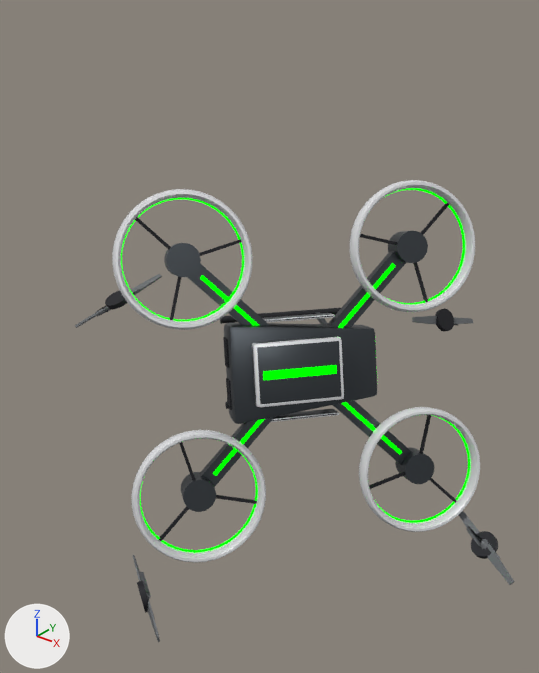
One commit to the glTF model data/quad_drone.glb: the scene before it, then after it.
Before and after are seen from a camera (50 mm lens) standing at (8.73, -11.1, 1.76) and looking at (0.78, -1.16, -4.4). The lights are fixed; the arrows at lower left show +X, +Y and +Z. The first picture is the older version. Both versions are drawn at frame 48 of the action 'quad_death'; the numbers are the values there.

Names of what the first picture shows: 'quad_body', 'rotor_piece_fl', 'rotor_piece_fr', 'rotor_piece_rl', 'rotor_piece_rr'.
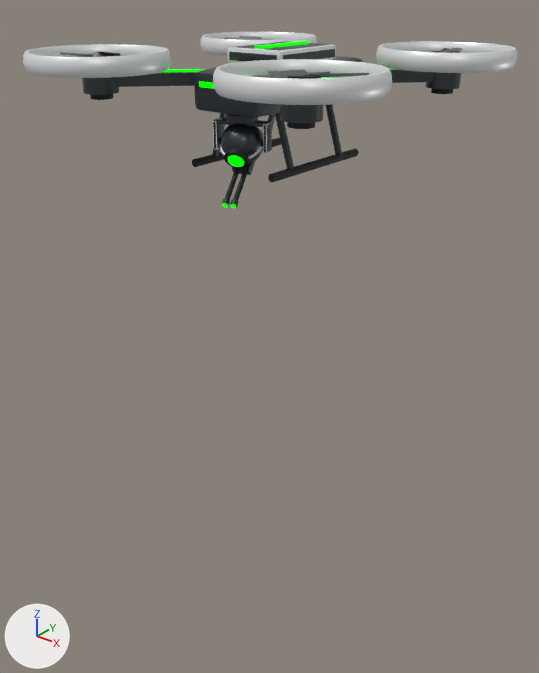
ob_quad_root is not drawn itself; it is the parent of ob_gimbal_yaw, ob_quad_body, ob_rotor_fl, ob_rotor_fr, ob_rotor_rl, ob_rotor_rr.

Pixel boxes [x1, y1, x2, y2] of what changed, in the pictures (539 x 673 px):
'quad_body', moved, turned
    before: [112, 180, 480, 563]
    after: [23, 32, 517, 182]
'gimbal_pitch', moved, turned (not visible before)
    after: [220, 123, 263, 175]
'rotor_piece_fl', deleted
    before: [459, 511, 515, 585]
'gimbal_yaw', moved, turned (not visible before)
    after: [213, 114, 272, 154]
'rotor_piece_rr', deleted
    before: [75, 274, 162, 328]
'rotor_piece_fr', deleted
    before: [412, 308, 473, 332]
'rotor_fr', moved, turned, rescaled (not visible before)
    after: [252, 70, 369, 79]
'rotor_piece_rl', deleted
    before: [132, 555, 160, 642]
'gun_barrels', moved, turned (not visible before)
    after: [222, 170, 248, 208]
'rotor_fl', moved, turned, rescaled (not visible before)
    after: [60, 52, 120, 57]
'rotor_rl', moved, turned, rescaled (not visible before)
    after: [223, 36, 275, 40]
'rotor_rr', moved, turned, rescaled (not visible before)
    after: [432, 47, 462, 53]

The edits, one by one:
Object 'quad_root' (ob_quad_root) turns from (2.9, -71, 138) to (0, 0, 0) degrees about x, y and z.
Object 'quad_root' (ob_quad_root) moves from (1.213, -0.685, -5.102) to (0.0, 0.0, 0.0).
Object 'gimbal_yaw' (ob_gimbal_yaw) turns from (0, 0, 34) to (0, 0, 19) degrees about x, y and z.
Object 'gimbal_pitch' (ob_gimbal_pitch) turns from (54, 0, 0) to (39, 0, 0) degrees about x, y and z.
Object 'rotor_fl' (ob_rotor_fl) is rescaled from (0.0, 0.0, 0.0) to (1.0, 1.0, 1.0).
Object 'rotor_fr' (ob_rotor_fr) is rescaled from (0.0, 0.0, 0.0) to (1.0, 1.0, 1.0).
Object 'rotor_fr' (ob_rotor_fr) turns from (0, 0, 0) to (0, 0, -126) degrees about x, y and z.
Object 'rotor_rl' (ob_rotor_rl) is rescaled from (0.0, 0.0, 0.0) to (1.0, 1.0, 1.0).
Object 'rotor_rl' (ob_rotor_rl) turns from (0, 0, 0) to (0, 0, 180) degrees about x, y and z.
Object 'rotor_rr' (ob_rotor_rr) is rescaled from (0.0, 0.0, 0.0) to (1.0, 1.0, 1.0).
Object 'rotor_rr' (ob_rotor_rr) turns from (0, 0, 0) to (0, 0, -78) degrees about x, y and z.
Object 'rotor_piece_fl' (ob_rotor_piece_fl) is deleted.
Object 'rotor_piece_fr' (ob_rotor_piece_fr) is deleted.
Object 'rotor_piece_rl' (ob_rotor_piece_rl) is deleted.
Object 'rotor_piece_rr' (ob_rotor_piece_rr) is deleted.
